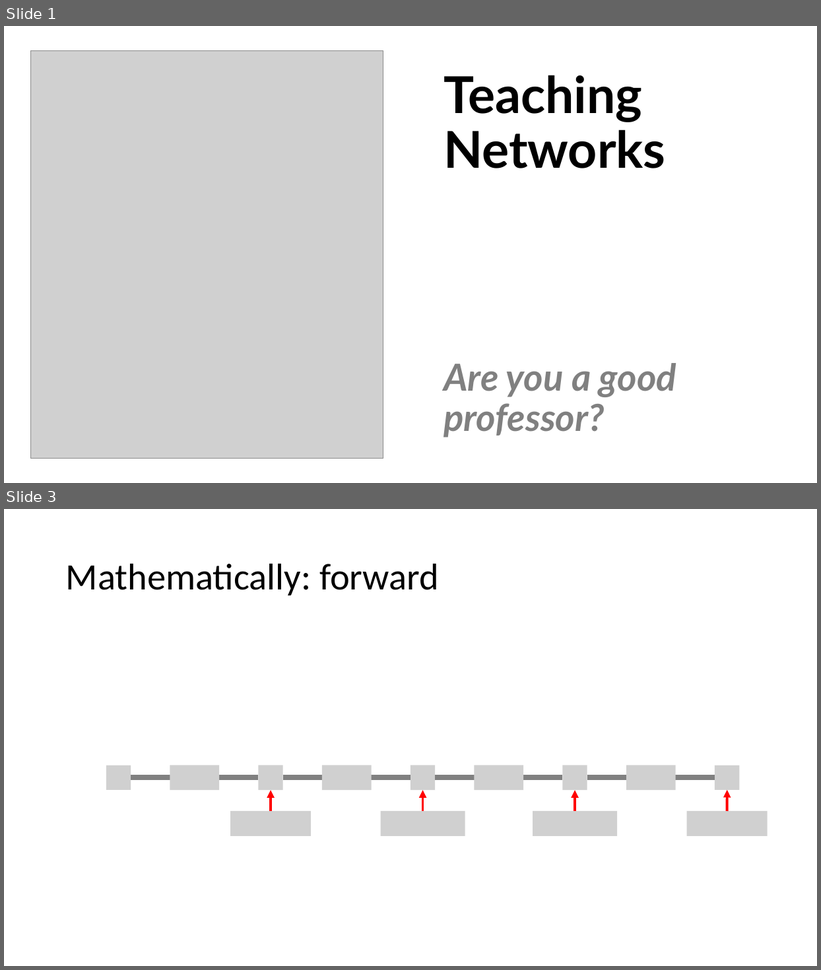
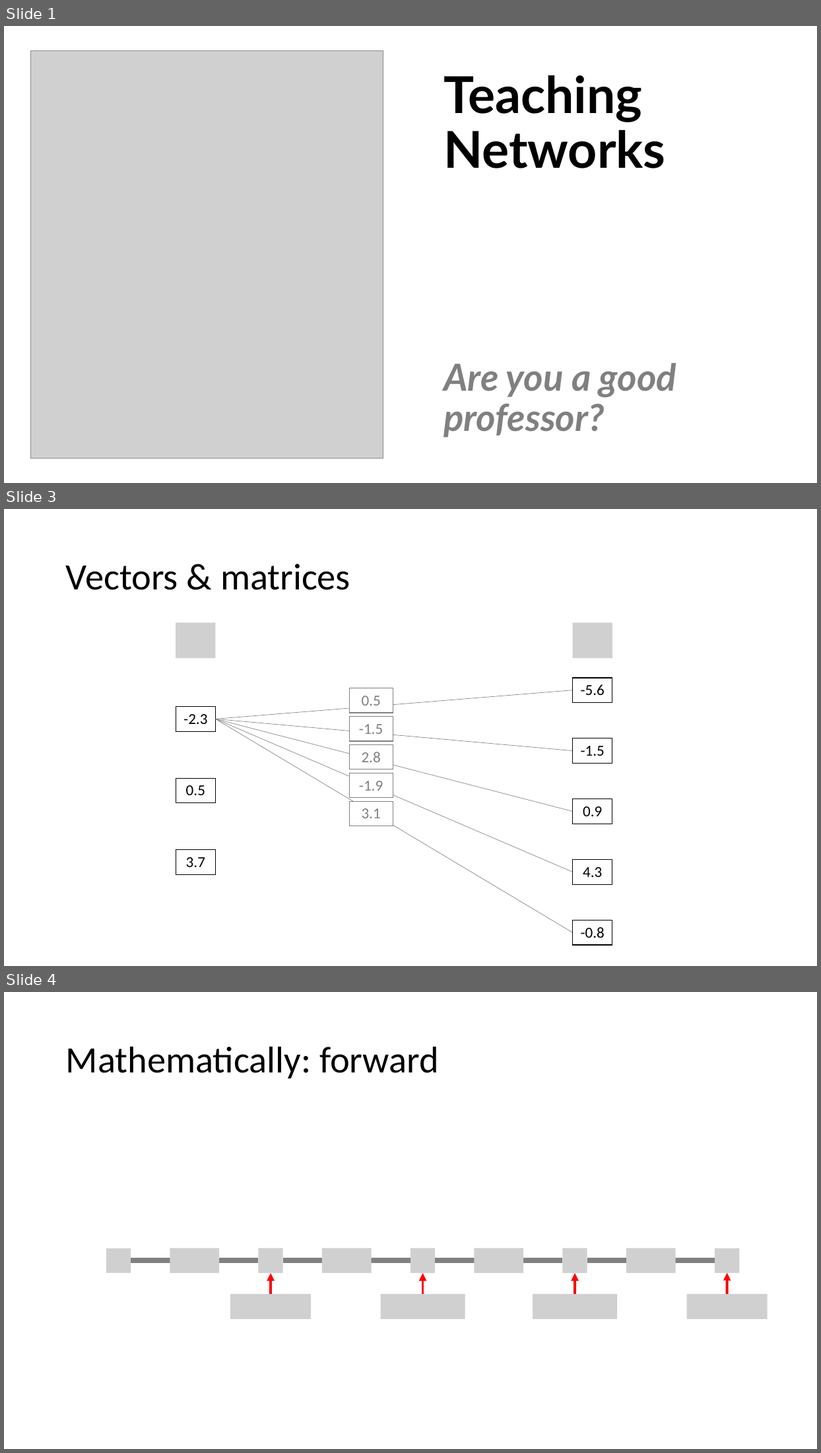
Before and after one commit to PRF-Development/DataAnalysisExtras, a slide deck: TeachingNetwoks.pptx. Shown one above the other, each under a label of ours: slides 1 and 3 before the commit, slides 1, 3 and 4 after it; the slides between them are not shown. The pictures are 821x970 and 821x1453 pixels, drawn with LibreOffice and Linux fonts; fonts in the diff are those of the drawing; grey boxes stand for pictures. Boxes give left, top, right and bottom in pixels: in the first picture for what was removed or moved away, otherwise in the second. Text is boxed around its words. In the diff, an @@ line names an element or a change of style, - is before the commit and + after.

Commit message:
vector & matrices (1/3)

```diff
--- a/TeachingNetwoks.pptx
+++ b/TeachingNetwoks.pptx
@@ slide 3 added at (x1=4, y1=509, x2=817, y2=966), background #FFFFFF @@
@@ title added at (x1=66, y1=564, x2=350, y2=590), 44 pt, text #000000 @@
+Vectors & matrices
@@ picture added at (x1=176, y1=623, x2=216, y2=658) @@
@@ picture added at (x1=573, y1=623, x2=613, y2=658) @@
@@ table added at (x1=573, y1=678, x2=613, y2=703), 1 rows, 1 columns @@
+-5.6
@@ table added at (x1=176, y1=706, x2=216, y2=731), 1 rows, 1 columns @@
+-2.3
@@ line added from (216, 720) to (573, 690), #808080 0.5 pt @@
@@ table added at (x1=349, y1=689, x2=393, y2=714), 1 rows, 1 columns @@
+0.5
@@ line added from (216, 720) to (573, 751), #808080 0.5 pt @@
@@ line added from (216, 720) to (573, 811), #808080 0.5 pt @@
@@ line added from (216, 720) to (573, 873), #808080 0.5 pt @@
@@ line added from (216, 720) to (573, 933), #808080 0.5 pt @@
@@ table added at (x1=349, y1=716, x2=393, y2=741), 1 rows, 1 columns @@
+-1.5
@@ table added at (x1=349, y1=745, x2=393, y2=770), 1 rows, 1 columns @@
+2.8
@@ table added at (x1=573, y1=739, x2=613, y2=763), 1 rows, 1 columns @@
+-1.5
@@ table added at (x1=176, y1=779, x2=216, y2=803), 1 rows, 1 columns @@
+0.5
@@ table added at (x1=349, y1=773, x2=393, y2=798), 1 rows, 1 columns @@
+-1.9
@@ table added at (x1=349, y1=802, x2=393, y2=827), 1 rows, 1 columns @@
+3.1
@@ table added at (x1=573, y1=799, x2=613, y2=824), 1 rows, 1 columns @@
+0.9
@@ table added at (x1=176, y1=850, x2=216, y2=875), 1 rows, 1 columns @@
+3.7
@@ table added at (x1=573, y1=859, x2=613, y2=885), 1 rows, 1 columns @@
+4.3
@@ table added at (x1=573, y1=921, x2=613, y2=946), 1 rows, 1 columns @@
+-0.8
@@ what was slide 3 is now slide 4 @@
```
